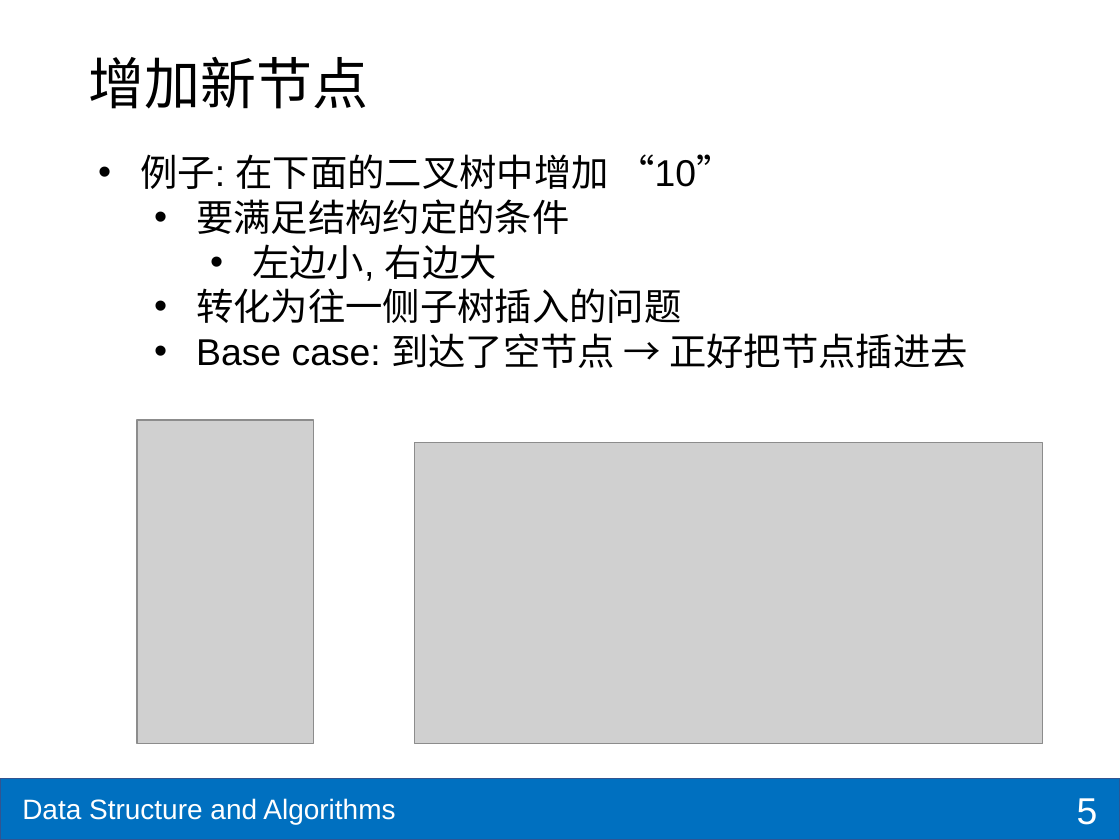
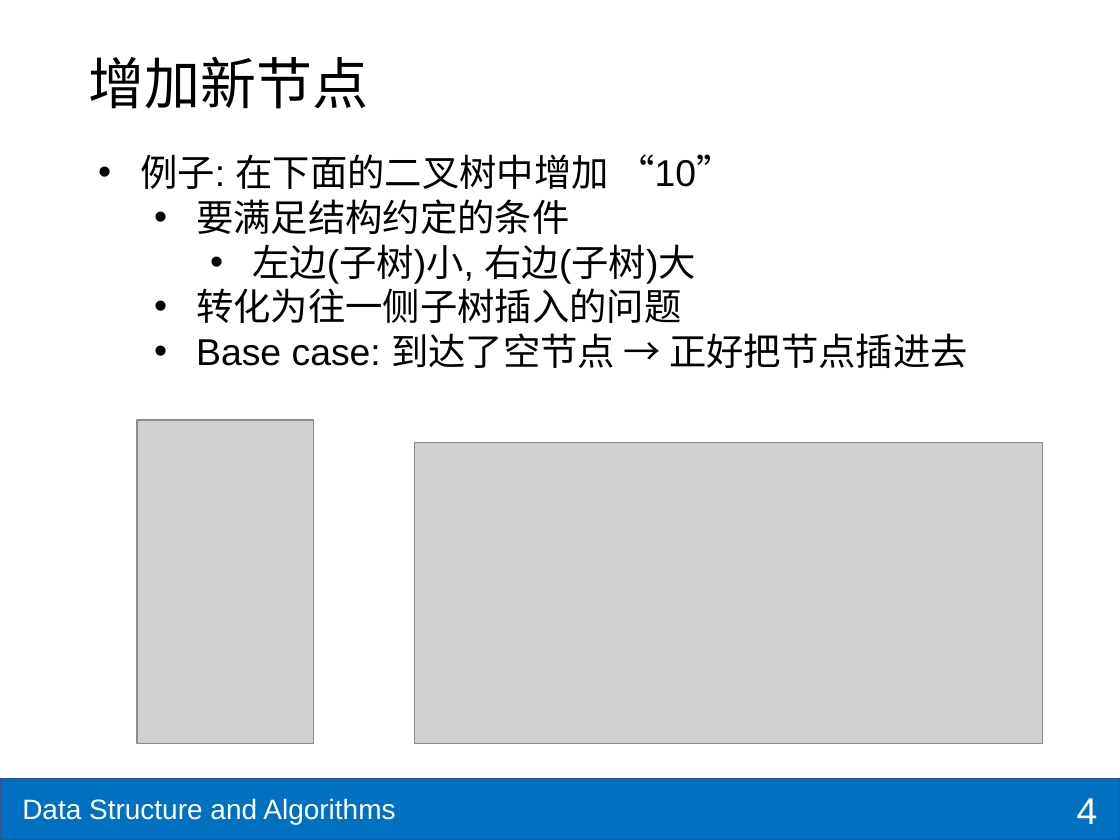
Before and after one commit to shzaiz/dx-public, a slide deck: slide 4 of notes/notes/ds-algo/ch6-bst.pptx (slide 5 before the commit). Drawn at 1120x840 pixels with LibreOffice and Linux fonts; fonts in the diff are those of the drawing; grey boxes stand for pictures. Boxes give left, top, right and bottom in pixels: in the first picture for what was removed or moved away, otherwise in the second. Text is boxed around its words. In the diff, an @@ line names an element or a change of style, - is before the commit and + after.

```diff
--- a/notes/notes/ds-algo/ch6-bst.pptx
+++ b/notes/notes/ds-algo/ch6-bst.pptx
@@ text at <box>252,244,696,284</box>: text changed @@
-    • 左边小, 右边大
+    • 左边(子树)小, 右边(子树)大
@@ page number at <box>1077,798,1098,824</box>: text changed @@
-5
+4
```
Also in this commit, not shown: 4 other slides changed, 7 slides added, 16 other files.
